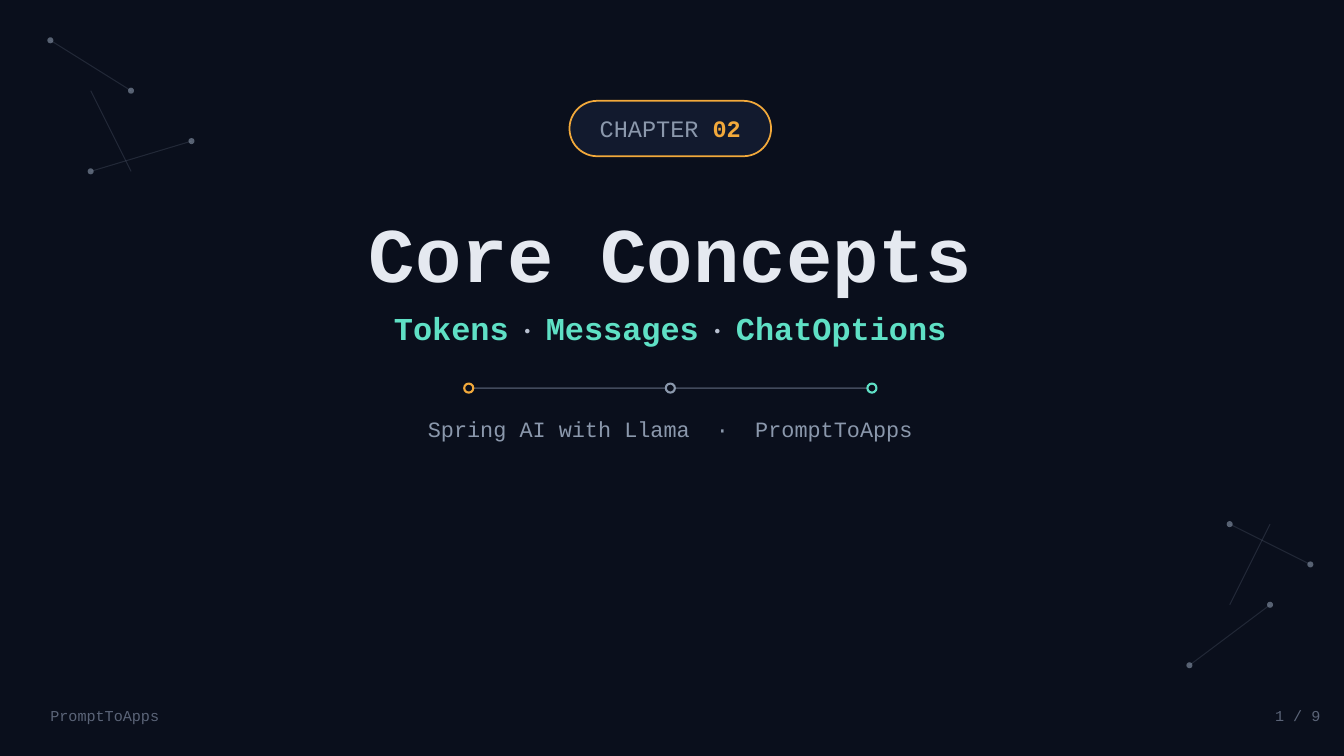
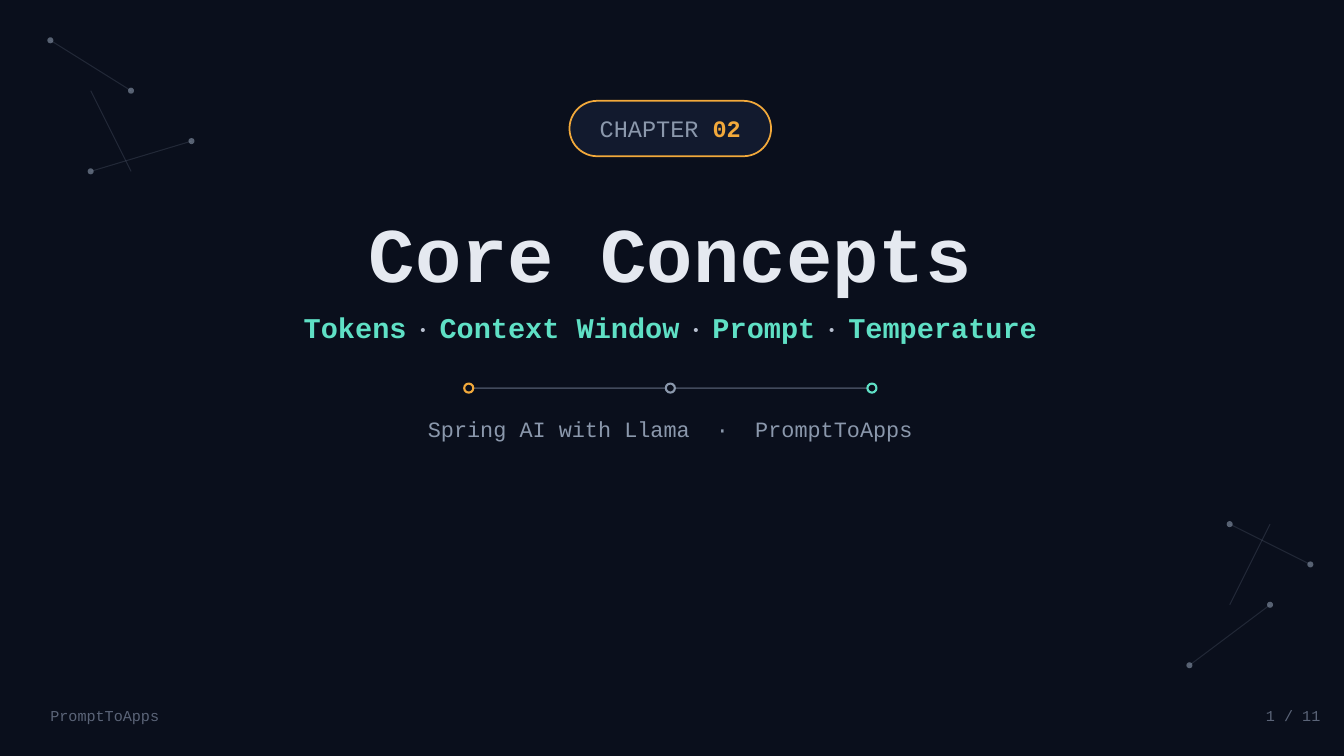
Before and after one commit to balajich/spring-ai-with-llama, a slide deck: slide 1 of slides/02-core-concepts.pptx. Drawn at 1344x756 pixels with LibreOffice and Linux fonts; fonts in the diff are those of the drawing. Boxes give left, top, right and bottom in pixels: in the first picture for what was removed or moved away, otherwise in the second. Text is boxed around its words. In the diff, an @@ line names an element or a change of style, - is before the commit and + after.

```diff
--- a/slides/02-core-concepts.pptx
+++ b/slides/02-core-concepts.pptx
@@ text at bbox=[304, 318, 1037, 344]: text changed; size 22.8 to 20.4 pt @@
-Tokens · Messages · ChatOptions
+Tokens · Context Window · Prompt · Temperature
@@ text at bbox=[1266, 711, 1320, 721]: text changed @@
-1 / 9
+1 / 11
```
Also in this commit, not shown: 8 other slides changed, 2 slides added, 6 other files.
